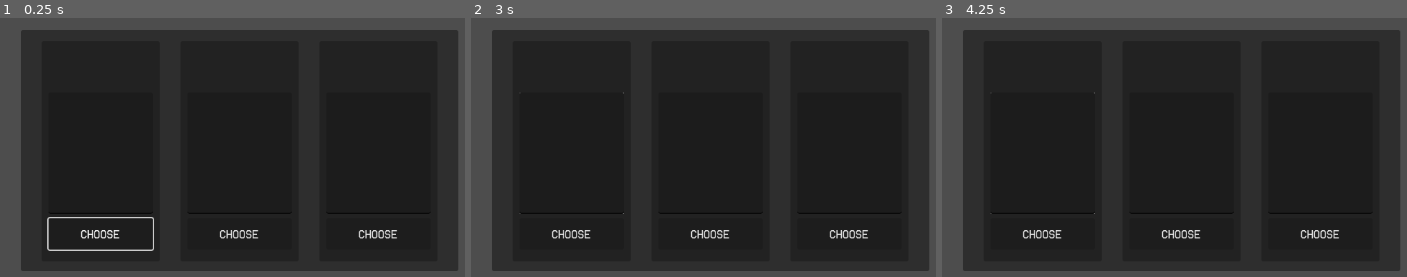
Above: before the commit, frames 1-3 (left to right).
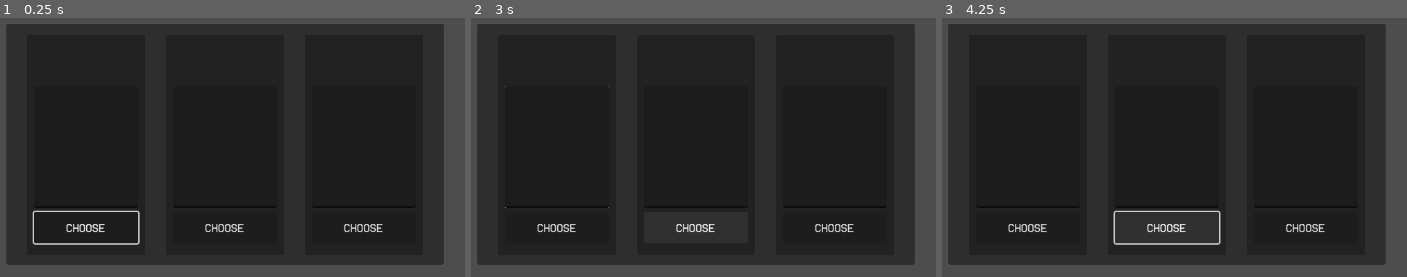
Above: after the commit, the same moments.

Repository: AlexandruPites/IterationX
Game: Godot game, scene res://scenes/level_up_menu.tscn
The game is run twice, just before and just after one commit, with the same random seed, the same clock (stepped at 60 frames per second) and the same inputs. This scene is started directly instead of the project's main scene.
Inputs (mouse positions are in pixels of both pictures, inside the frame that each line leads up to):
- Up to frame 1 (0.25 s): no input
- Up to frame 2 (3 s): tap Enter at 0.5 s; move the mouse to (870, 121) at 0.52 s; press the mouse at (870, 121) at 0.53 s; hold D (right) 0.53-1.28 s; move the mouse to (536, 165) at 1.27 s; release the mouse at (536, 165) at 1.28 s; hold S (down) 1.28-2.03 s; right-click (536, 165) at 1.35 s; click (536, 165) at 2 s; move the mouse to (777, 43) at 2.02 s; press the mouse at (777, 43) at 2.03 s; hold D (right) 2.03-2.78 s; move the mouse to (657, 232) at 2.77 s; release the mouse at (657, 232) at 2.78 s; hold W (up) from 2.78 s (still down); right-click (657, 232) at 2.85 s
- Up to frame 3 (4.25 s): click (1128, 232) at 3.5 s; move the mouse to (1406, 212) at 3.52 s; release W (up) at 3.53 s; press the mouse at (1406, 212) at 3.53 s; hold A (left) from 3.53 s (still down); tap Escape (pause) at 4.15 s

The runs differ from the first frame. In frame 1, 12% of the frame differs, in the area x 1-99%, y 2-98%; in frame 2, 11%; in frame 3, 12%.

Commit message:
Repositioned level up menu

Diff:
--- a/main.tscn
+++ b/main.tscn
@@ -101,8 +101,6 @@
 [node name="LevelUpHandler" type="Control" parent="."]
 layout_mode = 3
 anchors_preset = 0
-offset_right = 40.0
-offset_bottom = 40.0
 script = ExtResource("7_uemc8")
 
 [node name="Camera2D" parent="." instance=ExtResource("4_r5wui")]
--- a/scenes/level_up_menu.tscn
+++ b/scenes/level_up_menu.tscn
@@ -10,10 +10,6 @@
 anchors_preset = 15
 anchor_right = 1.0
 anchor_bottom = 1.0
-offset_left = 11.0
-offset_top = 9.0
-offset_right = 11.0
-offset_bottom = 9.0
 grow_horizontal = 2
 grow_vertical = 2
 script = ExtResource("1_vc0vw")
@@ -25,9 +21,9 @@
 anchor_top = 0.5
 anchor_right = 0.5
 anchor_bottom = 0.5
-offset_left = -305.0
+offset_left = -315.0
 offset_top = -173.0
-offset_right = 325.0
+offset_right = 315.0
 offset_bottom = 174.0
 grow_horizontal = 2
 grow_vertical = 2
